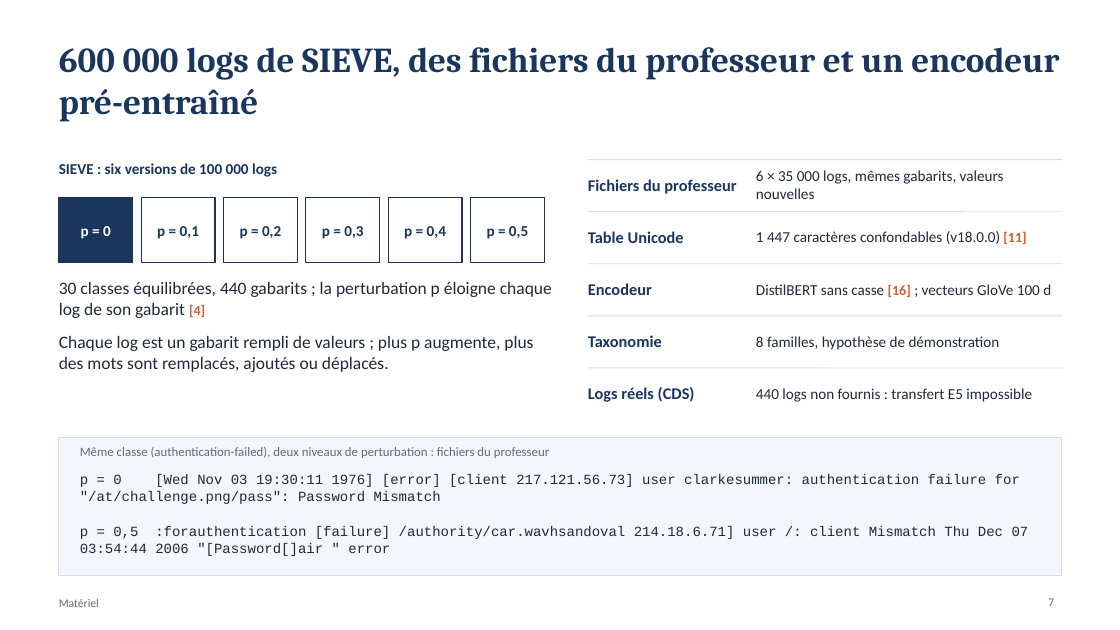
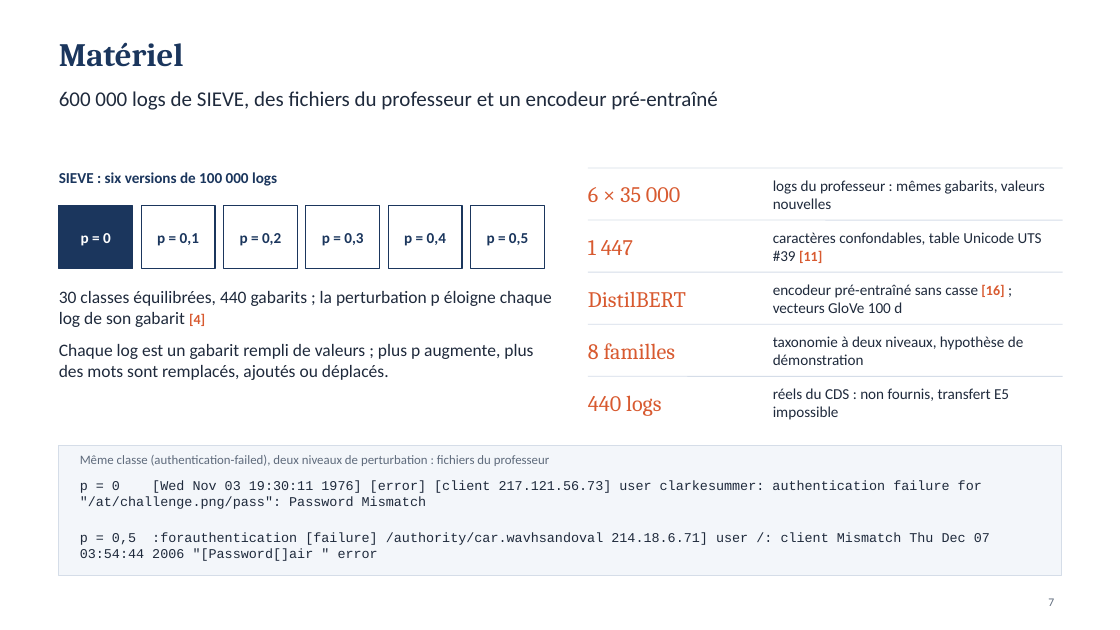
Before and after one commit to MADENIYOU/siem-open-world-log-classification, a slide deck: slide 7 of presentation/Soutenance_SIEM_monde_ouvert.pptx. Drawn at 1120x630 pixels with LibreOffice and Linux fonts; fonts in the diff are those of the drawing. Boxes give left, top, right and bottom in pixels: in the first picture for what was removed or moved away, otherwise in the second. Text is boxed around its words. In the diff, an @@ line names an element or a change of style, - is before the commit and + after.

```diff
--- a/presentation/Soutenance_SIEM_monde_ouvert.pptx
+++ b/presentation/Soutenance_SIEM_monde_ouvert.pptx
@@ title "Matériel": place and size @@
-title "Matériel" at bbox=[59, 599, 99, 607]
+title "Matériel" at bbox=[59, 42, 184, 67]
@@ title "Matériel" at bbox=[59, 42, 184, 67]: size 10 to 28 pt, font Calibri to Cambria, text colour #5F6B7C to #1B365D, bold on; vertical alignment middle to top @@
@@ text "600 000 logs de SIEVE, ...": place and size @@
-text "600 000 logs de SIEVE, ..." at bbox=[59, 47, 1059, 122]
+text "600 000 logs de SIEVE, ..." at bbox=[59, 91, 717, 110]
@@ text "600 000 logs de SIEVE, ..." at bbox=[59, 91, 717, 110]: size 30 to 18 pt, font Cambria to Calibri, text colour #1B365D to #1F2A3C, bold off @@
@@ 9 texts, 6 rectangles, 5 lines: place and size @@
-9 texts, 6 rectangles, 5 lines at bbox=[59, 160, 1063, 458]
+9 texts, 6 rectangles, 5 lines at bbox=[59, 168, 1063, 466]
@@ text at bbox=[588, 187, 680, 202]: text changed; size 14 to 19 pt; font Calibri to Cambria; text colour #1B365D to #D85A30; bold off @@
-Fichiers du professeur
+6 × 35 000
@@ text at bbox=[773, 180, 1045, 209]: text changed @@
-6 × 35 000 logs, mêmes gabarits, valeurs nouvelles
+logs du professeur : mêmes gabarits, valeurs nouvelles
@@ text at bbox=[773, 232, 1042, 263]: text changed @@
-1 447 caractères confondables (v18.0.0) [11]
+caractères confondables, table Unicode UTS #39 [11]
@@ text at bbox=[588, 240, 633, 255]: text changed; size 14 to 19 pt; font Calibri to Cambria; text colour #1B365D to #D85A30; bold off @@
-Table Unicode
+1 447
@@ text at bbox=[588, 291, 686, 307]: text changed; size 14 to 19 pt; font Calibri to Cambria; text colour #1B365D to #D85A30; bold off @@
-Encodeur
+DistilBERT
@@ text at bbox=[773, 284, 1004, 313]: text changed @@
-DistilBERT sans casse [16] ; vecteurs GloVe 100 d
+encodeur pré-entraîné sans casse [16] ; vecteurs GloVe 100 d
@@ text at bbox=[588, 343, 676, 359]: text changed; size 14 to 19 pt; font Calibri to Cambria; text colour #1B365D to #D85A30; bold off @@
-Taxonomie
+8 familles
@@ text at bbox=[773, 336, 1024, 365]: text changed @@
-8 familles, hypothèse de démonstration
+taxonomie à deux niveaux, hypothèse de démonstration
@@ text at bbox=[773, 388, 1009, 420]: text changed @@
-440 logs non fournis : transfert E5 impossible
+réels du CDS : non fournis, transfert E5 impossible
@@ text at bbox=[588, 395, 661, 416]: text changed; size 14 to 19 pt; font Calibri to Cambria; text colour #1B365D to #D85A30; bold off @@
-Logs réels (CDS)
+440 logs
@@ rectangle: place and size @@
-rectangle at bbox=[59, 437, 1061, 576]
+rectangle at bbox=[59, 445, 1061, 576]
@@ text "p = 0 [Wed Nov ..." at bbox=[80, 480, 982, 509]: size 12 to 11.5 pt @@
@@ text "p = 0,5 :forauthentication [failure] ..." at bbox=[80, 532, 990, 561]: size 12 to 11.5 pt @@
```
Also in this commit, not shown: 15 other slides changed, 3 other files.
